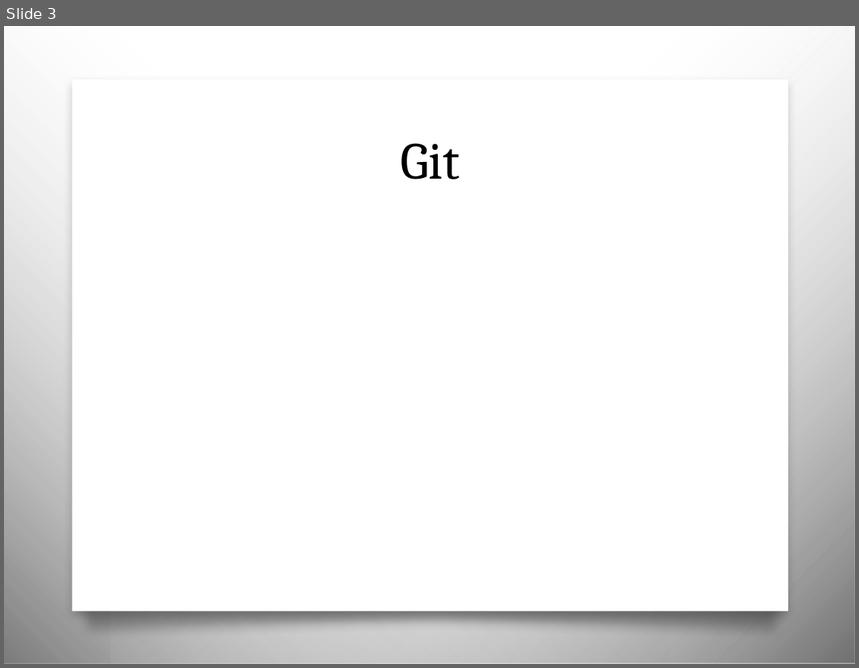
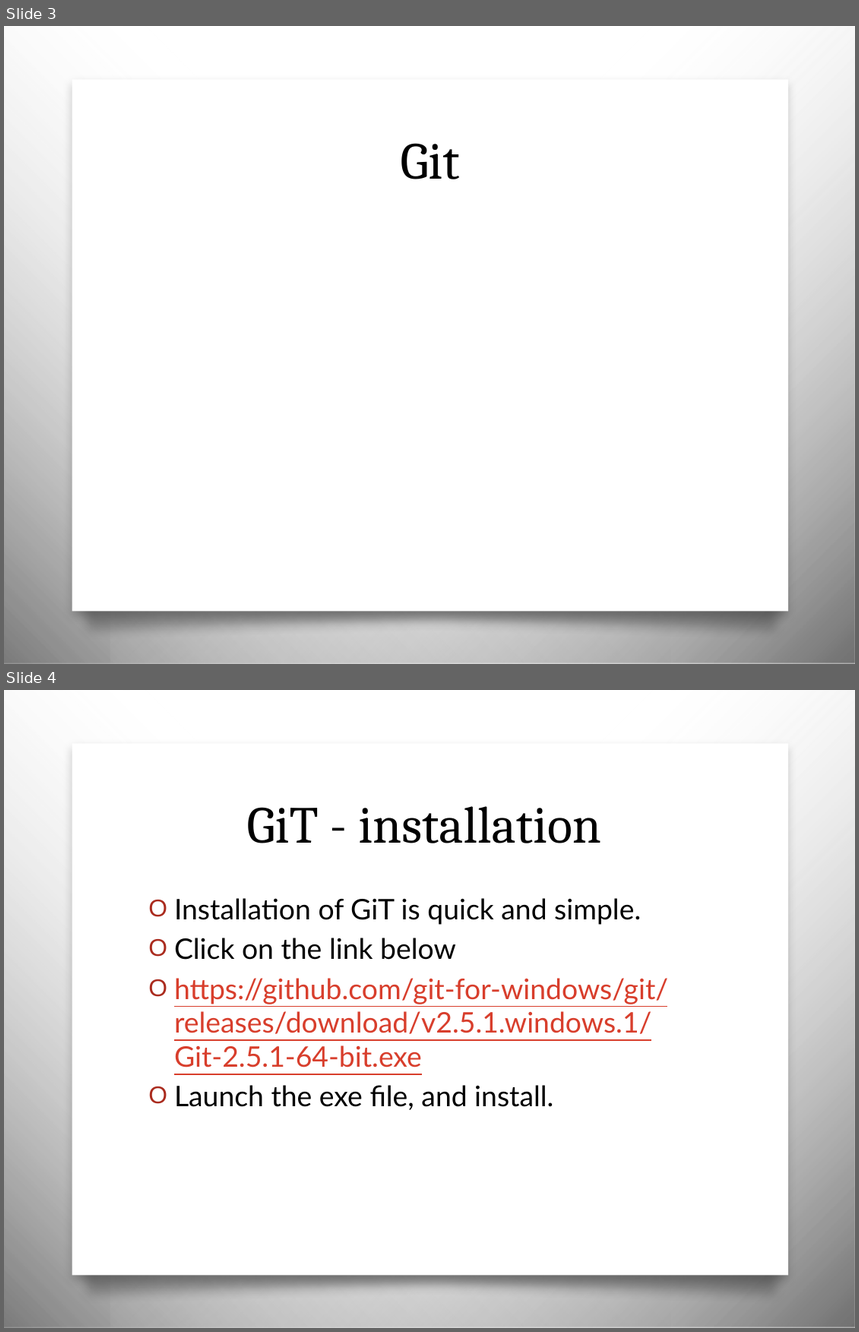
Before and after one commit to JCMander/PortalPower, a slide deck: Git/Git Slides.pptx. Shown one above the other, each under a label of ours: slide 3 before the commit, slides 3 and 4 after it. The pictures are 859x668 and 859x1332 pixels, drawn with LibreOffice and Linux fonts; fonts in the diff are those of the drawing; background and template pictures are left out. Boxes give left, top, right and bottom in pixels: in the first picture for what was removed or moved away, otherwise in the second. Text is boxed around its words. In the diff, an @@ line names an element or a change of style, - is before the commit and + after.

```diff
--- a/Git/Git Slides.pptx
+++ b/Git/Git Slides.pptx
@@ slide 4 added at bbox=[4, 690, 855, 1328], background picture (left out); not listed: 4 template elements that a slide beside it also shows @@
@@ title added at bbox=[247, 806, 601, 844], 44 pt, text #000000 @@
+GiT - installation
@@ text added at bbox=[174, 898, 668, 1110], 24 pt, text #D83E2C, underline @@
+O Installation of GiT is quick and simple.
+O Click on the link below
+O https://github.com/git-for-windows/git/releases/download/v2.5.1.windows.1/Git-2.5.1-64-bit.exe
+O Launch the exe file, and install.
```
Also in this commit, not shown: 3 other slides added.
